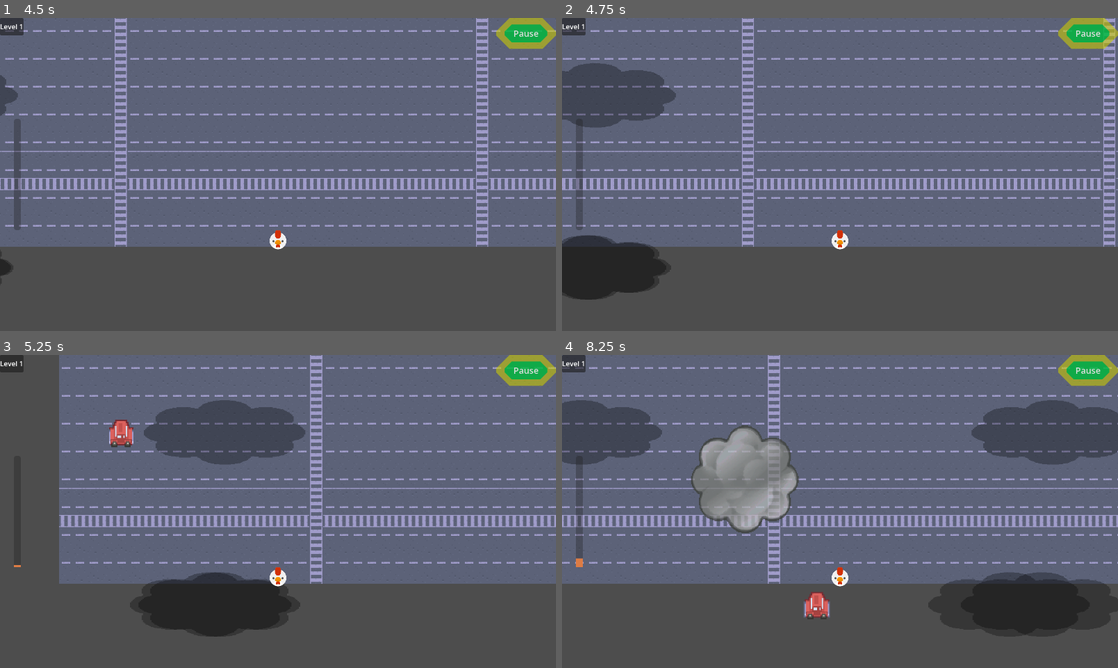
Above: before the commit, frames 1-4 (two rows, left to right).
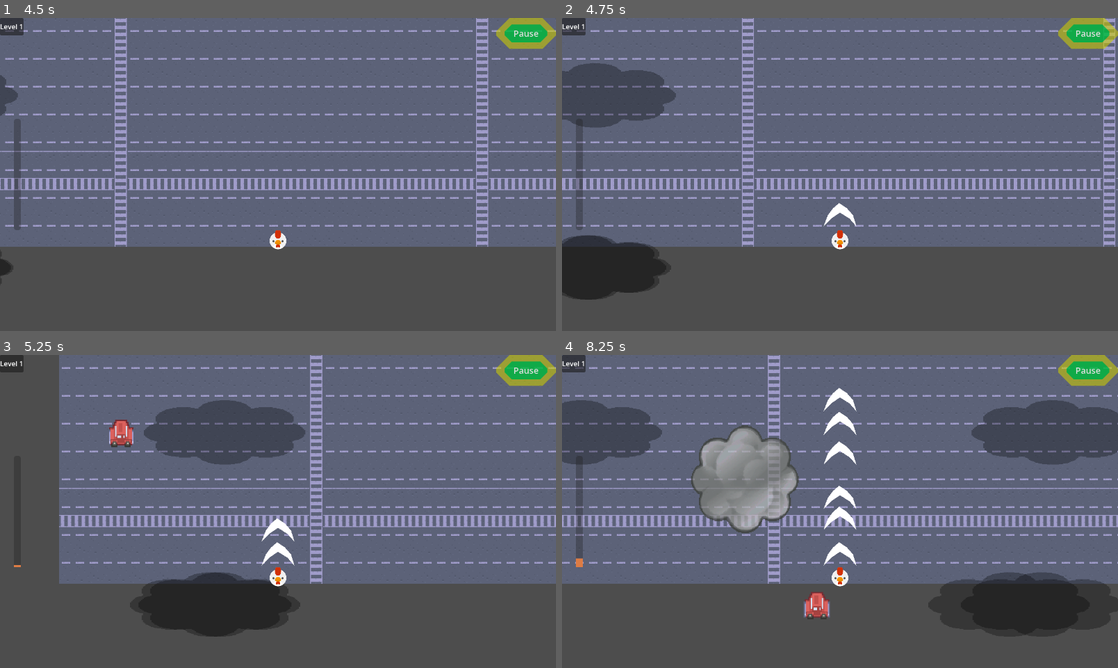
Above: after the commit, the same moments.

Repository: Tomohawk35/ChickenRunner
Game: Godot game, scene res://main_scenes/main_menu/main_menu.tscn
The game is run twice, just before and just after one commit, with the same random seed, the same clock (stepped at 60 frames per second) and the same inputs. The engine's default icon, where the game draws it, is replaced by a stand-in: a white triangle on a blue panel in a dark square.
Inputs (mouse positions are in pixels of both pictures, inside the frame that each line leads up to):
- Up to frame 1 (4.5 s): click "Start Game" at 0.5 s; tap Enter at 1.25, 2.75 s; move the mouse to (400, 158) at 1.27 s; hold D (right) 1.28-2.03 s; hold Q (use_equipment) 1.28-2.03 s; tap Space at 2, 3.5 s; move the mouse to (166, 190) at 2.02 s; hold S (down) 2.03-2.78 s; tap E (use_consumable) at 2.1 s; tap Q (use_equipment) at 2.3, 3.6 s; move the mouse to (333, 105) at 2.77 s; hold D (right) 2.78-3.53 s; hold Q (use_equipment) 2.78-3.53 s; move the mouse to (250, 237) at 3.52 s; hold W (up) 3.53-4.28 s; move the mouse to (444, 221) at 4.27 s; hold A (left) from 4.28 s (still down); hold E (use_consumable) from 4.28 s (still down)
- Up to frame 2 (4.75 s): keep holding A (left); keep holding E (use_consumable); tap Q (use_equipment) at 4.55 s
- Up to frame 3 (5.25 s): keep holding A (left); move the mouse to (111, 464) at 5.02 s; release E (use_consumable) at 5.03 s; tap Q (use_equipment) at 5.1 s
- Up to frame 4 (8.25 s): move the mouse to (867, 511) at 5.77 s; release A (left) at 5.78 s; hold S (down) 5.78-6.53 s; hold Q (use_equipment) 5.78-6.53 s; move the mouse to (756, 433) at 6.52 s; hold D (right) 6.53-7.28 s; tap E (use_consumable) at 6.6 s; tap Q (use_equipment) at 6.8, 8.1 s; move the mouse to (962, 495) at 7.27 s; hold W (up) 7.28-8.03 s; hold Q (use_equipment) 7.28-8.03 s; move the mouse to (728, 527) at 8.02 s; hold D (right) from 8.03 s (still down)

Frame 1 is identical in both runs. In frame 2, 0.2% of the frame differs, in the area x 47-53%, y 59-67%; in frame 3, 0.3%; in frame 4, 0.9%, in the area x 47-53%, y 10-68%.
Error before the commit: Invalid call. Nonexistent function 'use_equipment' in base 'Node (player_manager.gd)'. (res://chicken/chicken.gd:35)

Commit message:
Update player_manager.gd

Diff:
--- a/chicken-runner/autoload/player_manager.gd
+++ b/chicken-runner/autoload/player_manager.gd
@@ -6,8 +6,8 @@
 signal consumable_changed
 
 var consumable : Consumable = load("uid://c3nv13iw6iay3")
-var power_ups : Array = []
-var selected_power_up : int = 0
+var equipment : Array[Equipment] = [load("uid://bsty1frcnps40")]
+var selected_equipment : int = 0
 
 
 var heat_gain_rate : float = 0.0 :
@@ -23,6 +23,7 @@
 var _cooling_count : int = 0
 var is_cooling : bool:
 	get: return _cooling_count > 0
+
 
 func reset_heat() -> void:
 	heat_level = 0.0
@@ -49,6 +50,9 @@
 		consumable.consume()
 		consumable = null
 
+func use_equipment() -> void:
+	if equipment[selected_equipment]:
+		equipment[selected_equipment].use()
 
 func cooling_ref() -> void:
 	_cooling_count += 1
